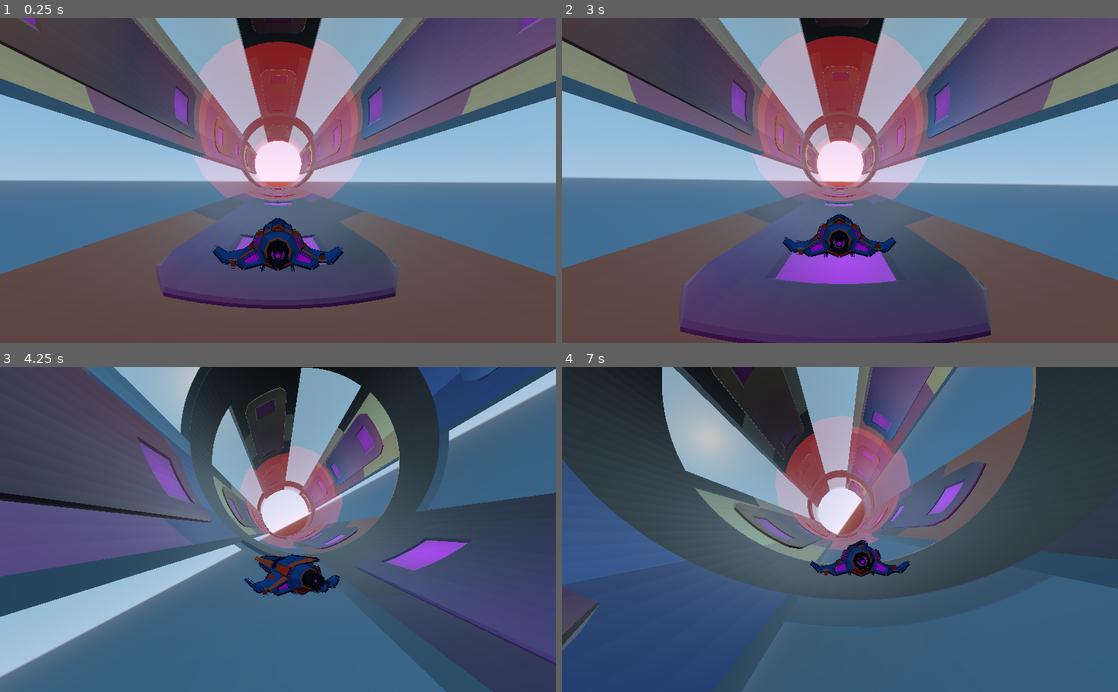
Above: before the commit, frames 1-4 (two rows, left to right).
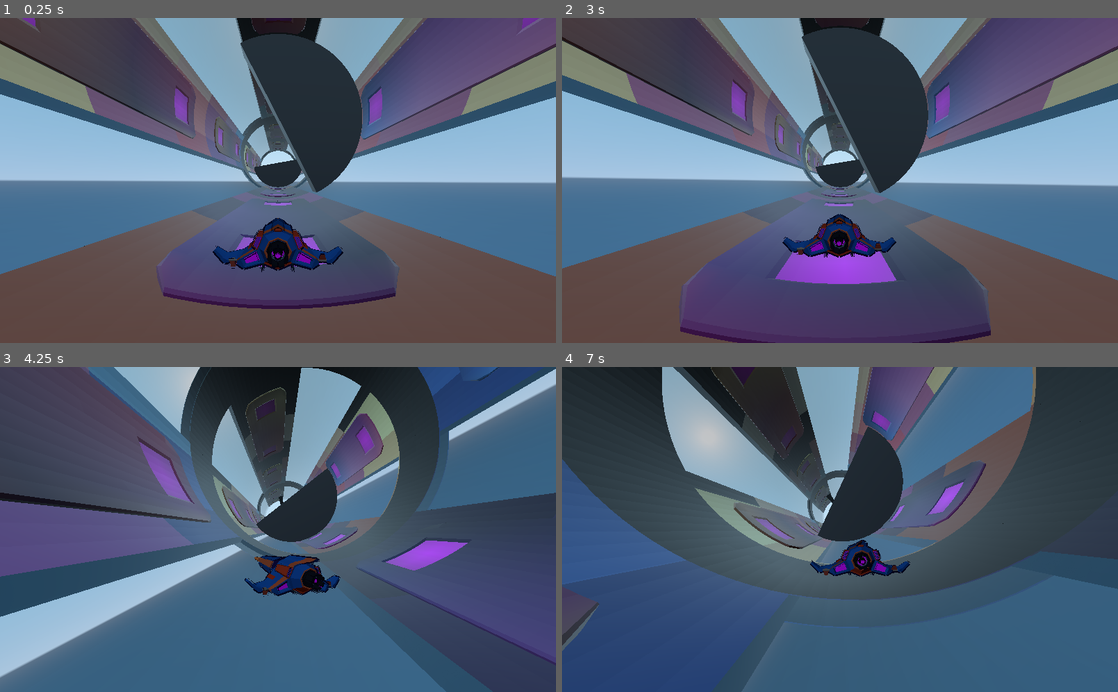
Above: after the commit, the same moments.

Repository: Gatlink/LD50
Game: Godot game, scene res://Main.tscn
Two runs of this game, one before a commit and one after it. Both use one fixed random seed, a clock stepped at 60 frames per second and the inputs below.
Inputs:
- Up to frame 1 (0.25 s): no input
- Up to frame 2 (3 s): hold D (steer_right) 0.53-1.28 s; hold A (steer_left) 1.28-2.03 s; hold D (steer_right) 2.03-2.78 s; hold W (accelerate) from 2.78 s (still down)
- Up to frame 3 (4.25 s): release W (accelerate) at 3.53 s; hold A (steer_left) from 3.53 s (still down)
- Up to frame 4 (7 s): release A (steer_left) at 5.78 s; hold D (steer_right) 5.78-6.53 s; hold W (accelerate) from 6.53 s (still down)

The runs differ from the first frame. In frame 1, 13% of the frame differs, in the area x 6-66%, y 4-57%; in frame 2, 14%, in the area x 6-75%, y 2-72%; in frame 3, 3.9%; in frame 4, 6.7%.

Commit message:
Obstacle generation

Diff:
--- a/Game.gd
+++ b/Game.gd
@@ -1,32 +1,16 @@
 extends Spatial
 
 
-export (float) var x_min := 7.5
-export (float) var x_max := 10.0
-export (float) var z_min := 2.0
-export (float) var z_max := 5.0
-
-
-onready var obstacle_scene := preload("res://Obstacle/Obstacle.tscn")
 onready var chunk_scene := preload("res://Level/Chunk.tscn")
 onready var chunks_parent := $Chunks
 
 
-var obstacle_z := 0.0
-var obstacle_count := 0
-var can_spawn := true
 var chunks : Array
 var last_chunk_id := 0
 
 
-func _notification(what: int) -> void:
-	if what == MainLoop.NOTIFICATION_WM_QUIT_REQUEST:
-		can_spawn = false
-
-
 func _ready() -> void:
 	randomize()
-#	call_deferred("spawn_obstacles", 100)
 
 	var furthest_z := 0.0
 	var id := 0
@@ -46,26 +30,3 @@
 	for i in chunks.size():
 		if chunks[i] == chunk:
 			last_chunk_id = i
-
-
-func spawn_obstacles(count : int) -> void:
-	for i in count:
-		spawn_obstacle()
-
-
-func spawn_obstacle() -> void:
-	var instance : Spatial = obstacle_scene.instance()
-	var dir := float((randi() % 2) * 2 - 1)
-	instance.translate(Vector3(rand_range(x_min, x_max) * dir, 0, obstacle_z))
-	get_tree().root.add_child(instance)
-	obstacle_z -= rand_range(z_min, z_max)
-	obstacle_count += 1
-# warning-ignore:return_value_discarded
-	instance.connect("tree_exited", self, "on_obstacle_destroyed")
-
-
-func on_obstacle_destroyed() -> void:
-	obstacle_count -= 1
-
-	if can_spawn and obstacle_count <= 50:
-		spawn_obstacles(50)
--- a/Level/Chunk.gd
+++ b/Level/Chunk.gd
@@ -5,9 +5,22 @@
 signal screen_exited(chunk)
 
 
+export (Array, PackedScene) var obstacle_scenes : Array
+
+
 onready var end_position := $EndPosition
 onready var obstacle_holder := $Obstacles
 
 
+func _ready() -> void:
+	randomize()
+	for obstacle_pos in obstacle_holder.get_children():
+		var instance : Spatial = obstacle_scenes[randi() % obstacle_scenes.size()].instance()
+		instance.transform.origin = obstacle_pos.transform.origin
+		instance.rotate(Vector3.BACK, randf() * deg2rad(360))
+		obstacle_holder.add_child(instance)
+		obstacle_pos.queue_free()
+
+
 func _on_VisibilityNotifier_screen_exited() -> void:
 	emit_signal("screen_exited", self)
--- a/Level/Chunk.tscn
+++ b/Level/Chunk.tscn
@@ -1,7 +1,9 @@
-[gd_scene load_steps=4 format=2]
+[gd_scene load_steps=6 format=2]
 
 [ext_resource path="res://Level/Chunk.gd" type="Script" id=1]
 [ext_resource path="res://Level/LD50-Pipe-01.tscn" type="PackedScene" id=2]
+[ext_resource path="res://Obstacle/ObstacleFourPillars.tscn" type="PackedScene" id=3]
+[ext_resource path="res://Obstacle/ObstacleHalfWall.tscn" type="PackedScene" id=4]
 
 [sub_resource type="SpatialMaterial" id=1]
 params_blend_mode = 1
@@ -9,6 +11,7 @@
 
 [node name="Chunk" type="Spatial"]
 script = ExtResource( 1 )
+obstacle_scenes = [ ExtResource( 3 ), ExtResource( 4 ) ]
 
 [node name="Obstacles" type="Spatial" parent="."]
 
--- a/Main.tscn
+++ b/Main.tscn
@@ -49,4 +49,4 @@
 
 [node name="Camera" type="Camera" parent="CameraPath/PathFollow"]
 transform = Transform( 1, 0, 0, 0, 0.999999, -0.0014336, 0, 0.0014336, 0.999999, 0, 2.21071, 6.0179 )
-far = 150.0
+far = 200.0
--- a/Obstacle/Obstacle.gd
+++ /dev/null
@@ -1,13 +0,0 @@
-extends Spatial
-
-
-export (float) var max_scale := 3
-
-
-func _ready() -> void:
-	var new_scale := rand_range(1.0, max_scale)
-	scale_object_local(Vector3.ONE * new_scale)
-
-
-func _on_VisibilityNotifier_screen_exited() -> void:
-	queue_free()
--- a/Obstacle/Obstacle.tscn
+++ /dev/null
@@ -1,19 +0,0 @@
-[gd_scene load_steps=2 format=2]
-
-[ext_resource path="res://Obstacle/Obstacle.gd" type="Script" id=1]
-
-[node name="Obstacle" type="Spatial"]
-script = ExtResource( 1 )
-
-[node name="Graph" type="Spatial" parent="."]
-
-[node name="CSGBox" type="CSGBox" parent="Graph"]
-transform = Transform( 1, 0, 0, 0, 1, 0, 0, 0, 1, 0, 0.5, 0 )
-width = 1.0
-height = 1.0
-depth = 1.0
-
-[node name="VisibilityNotifier" type="VisibilityNotifier" parent="."]
-aabb = AABB( -0.55, -0.05, -0.55, 1.1, 1.1, 1.1 )
-
-[connection signal="screen_exited" from="VisibilityNotifier" to="." method="_on_VisibilityNotifier_screen_exited"]
--- /dev/null
+++ b/Obstacle/ObstacleFourPillars.tscn
@@ -0,0 +1,10 @@
+[gd_scene load_steps=2 format=2]
+
+[ext_resource path="res://Art/Obstacles/LD50-Obstacle-Tower-Four-01.glb" type="PackedScene" id=2]
+
+[node name="Obstacle" type="Spatial"]
+
+[node name="Graph" type="Spatial" parent="."]
+
+[node name="LD50-Obstacle-Tower-Four-01" parent="Graph" instance=ExtResource( 2 )]
+transform = Transform( 1, 0, 0, 0, 1, 0, 0, 0, 1, 0, -15, -50 )
--- /dev/null
+++ b/Obstacle/ObstacleHalfWall.tscn
@@ -0,0 +1,10 @@
+[gd_scene load_steps=2 format=2]
+
+[ext_resource path="res://Art/Obstacles/LD50-Obstacle-Wall-Half-01.glb" type="PackedScene" id=1]
+
+[node name="Obstacle" type="Spatial"]
+
+[node name="Graph" type="Spatial" parent="."]
+
+[node name="LD50-Obstacle-Wall-Half-01" parent="Graph" instance=ExtResource( 1 )]
+transform = Transform( 1, 0, 0, 0, 1, 0, 0, 0, 1, 0, -15, -50 )
